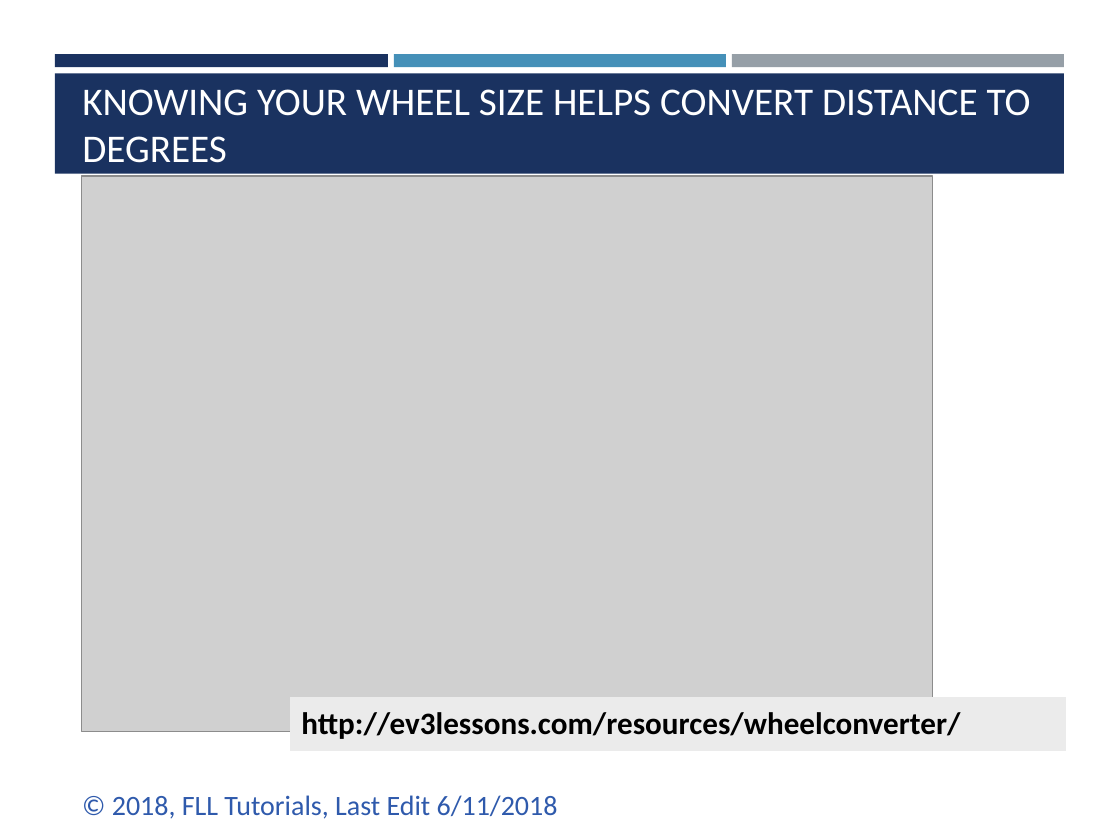
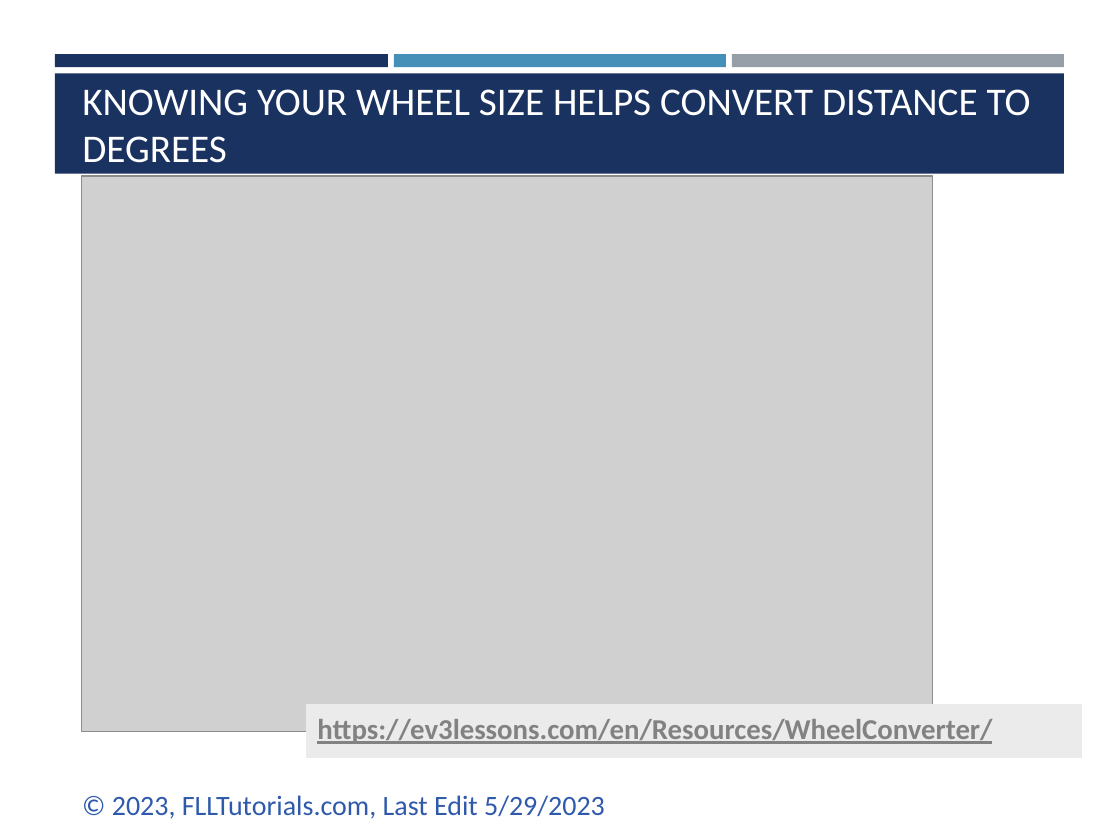
Before and after one commit to ev3lessons/FLL-Tutorials, a slide deck: slide 5 of translations/en-us/RobotGame/Wheels.pptx (slide 4 before the commit). Drawn at 1120x840 pixels with LibreOffice and Linux fonts; fonts in the diff are those of the drawing; grey boxes stand for pictures. Boxes give left, top, right and bottom in pixels: in the first picture for what was removed or moved away, otherwise in the second. Text is boxed around its words. In the diff, an @@ line names an element or a change of style, - is before the commit and + after.

Commit message:
Updated all Robot Design lessons

```diff
--- a/translations/en-us/RobotGame/Wheels.pptx
+++ b/translations/en-us/RobotGame/Wheels.pptx
@@ rectangle "https://ev3lessons.com/en/Resources/WheelConverter/" moved from (x1=290, y1=698, x2=1066, y2=750) to (x1=306, y1=704, x2=1082, y2=757) @@
@@ text in rectangle at (x1=317, y1=719, x2=992, y2=744): text changed; size 20 to 18.5 pt; text colour #000000 to #828282 @@
-http://ev3lessons.com/resources/wheelconverter/
+https://ev3lessons.com/en/Resources/WheelConverter/
@@ text at (x1=112, y1=795, x2=605, y2=819): text changed @@
-© 2018, FLL Tutorials, Last Edit 6/11/2018
+© 2023, FLLTutorials.com, Last Edit 5/29/2023
```
Also in this commit, not shown: 9 other slides changed, 2 slides added, 35 other files.
